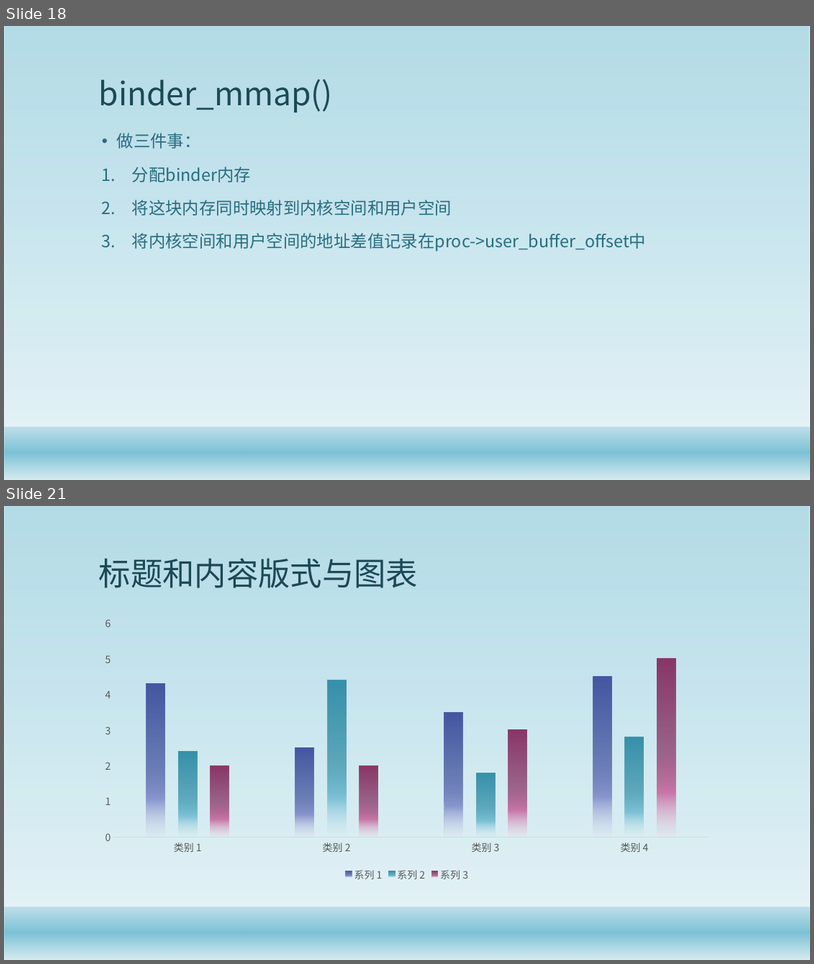
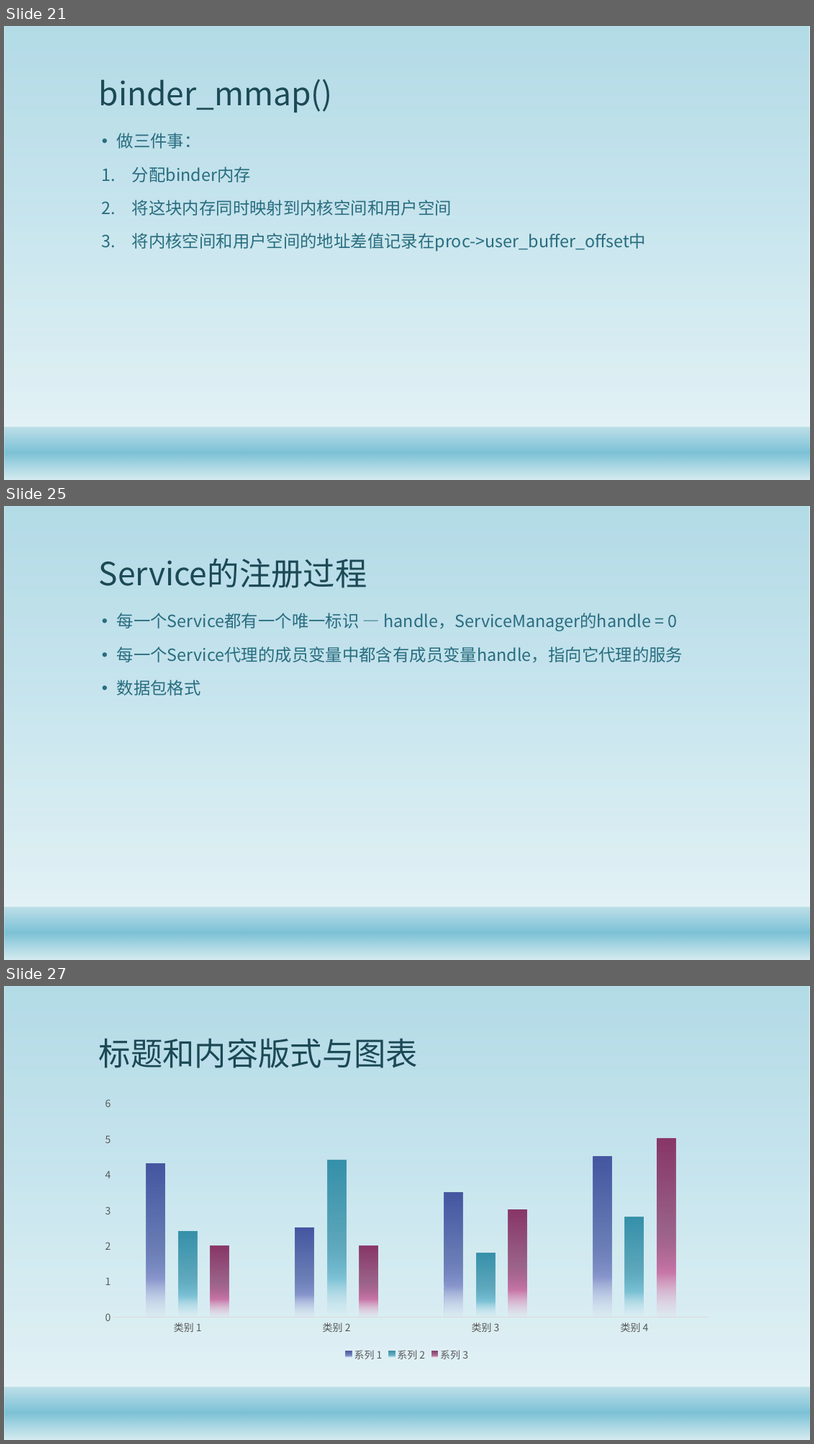
Before and after one commit to gaozhuo/binder-, a slide deck: 技术分享.pptx. Shown one above the other, each under a label of ours: slides 18 and 21 before the commit, slides 21, 25 and 27 after it; the slides between them are not shown. The pictures are 814x964 and 814x1444 pixels, drawn with LibreOffice and Linux fonts; fonts in the diff are those of the drawing; background and template pictures are left out. Boxes give left, top, right and bottom in pixels: in the first picture for what was removed or moved away, otherwise in the second. Text is boxed around its words. In the diff, an @@ line names an element or a change of style, - is before the commit and + after.

```diff
--- a/技术分享.pptx
+++ b/技术分享.pptx
@@ slide 25 added at <box>4,506,810,960</box>, background #FFFFFF; not listed: 2 template elements that a slide beside it also shows @@
@@ title added at <box>99,559,368,588</box>, 38 pt, text #1B4855 @@
+Service的注册过程
@@ text added at <box>117,613,683,695</box>, 20 pt, text #296D7F @@
+• 每一个Service都有一个唯一标识 — handle，ServiceManager的handle = 0
+• 每一个Service代理的成员变量中都含有成员变量handle，指向它代理的服务
+• 数据包格式
@@ what was slide 18 is now slide 21 @@
@@ what was slide 21 is now slide 27 @@
```
Also in this commit, not shown: 2 slides changed, 12 other slides added, 7 slides removed, 3 other files.
